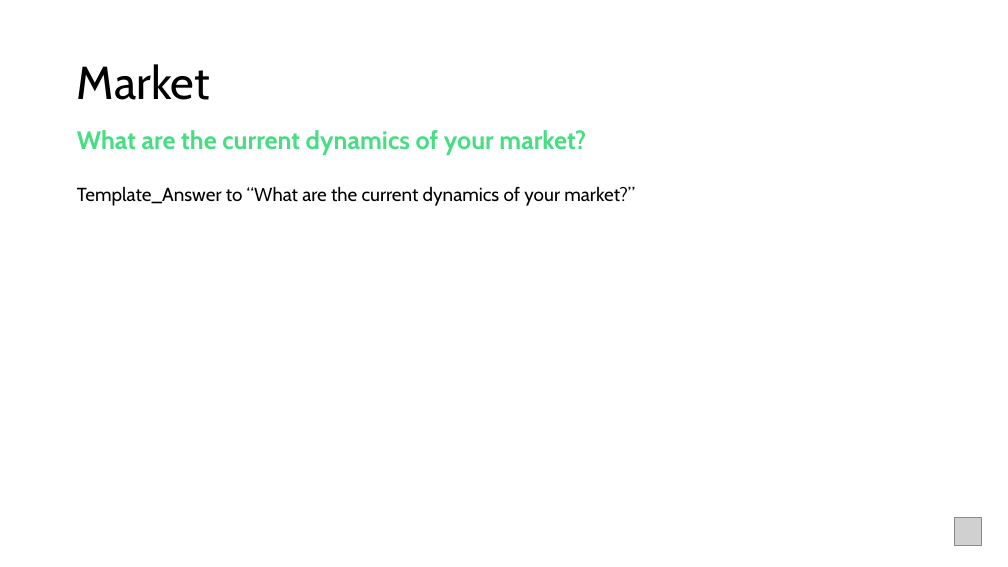
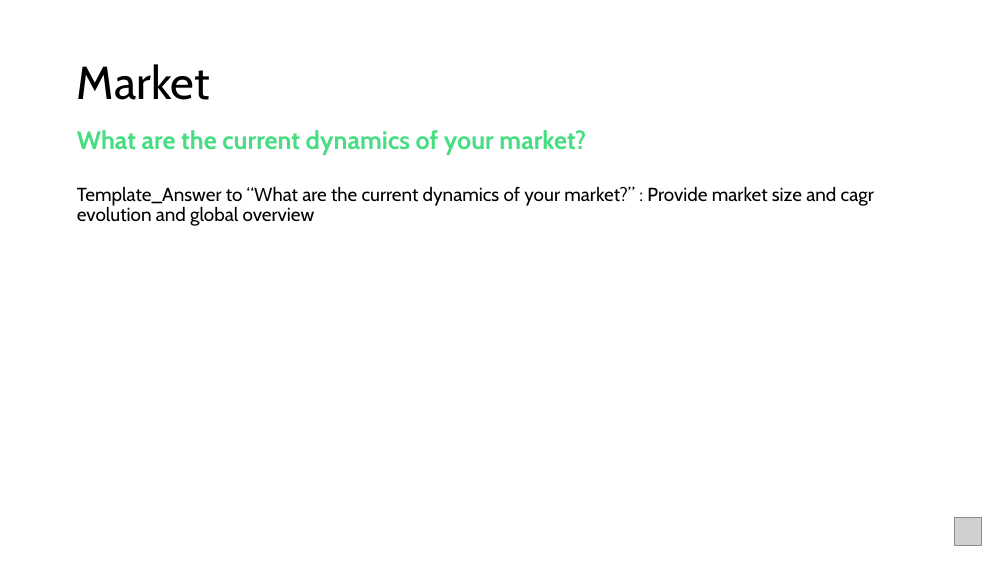
Before and after one commit to jupyter-naas/abi, a slide deck: slide 4 of assets/OrganizationTemplate.pptx. Drawn at 1008x567 pixels with LibreOffice and Linux fonts; fonts in the diff are those of the drawing; grey boxes stand for pictures. Boxes give left, top, right and bottom in pixels: in the first picture for what was removed or moved away, otherwise in the second. Text is boxed around its words. In the diff, an @@ line names an element or a change of style, - is before the commit and + after.

```diff
--- a/assets/OrganizationTemplate.pptx
+++ b/assets/OrganizationTemplate.pptx
@@ text at (x1=77, y1=186, x2=874, y2=226): text changed @@
-Template_Answer to “What are the current dynamics of your market?”
+Template_Answer to “What are the current dynamics of your market?” : Provide market size and cagr evolution and global overview
```
Also in this commit, not shown: 3 other slides changed, 4 other files.
